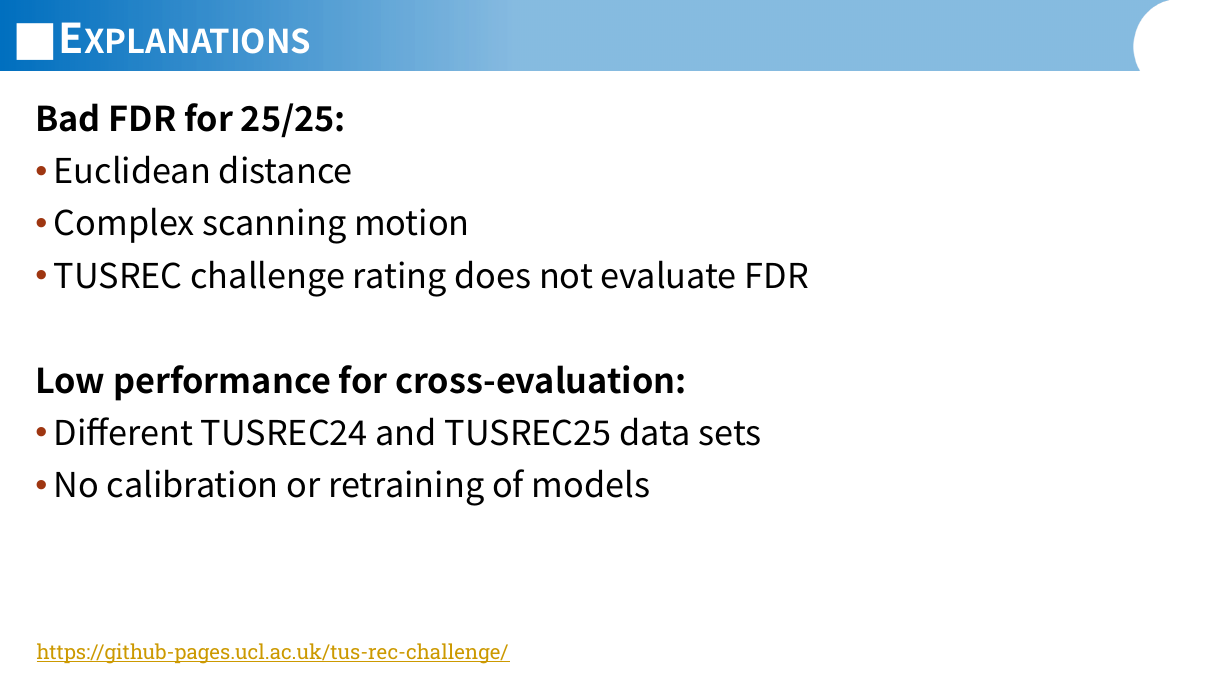
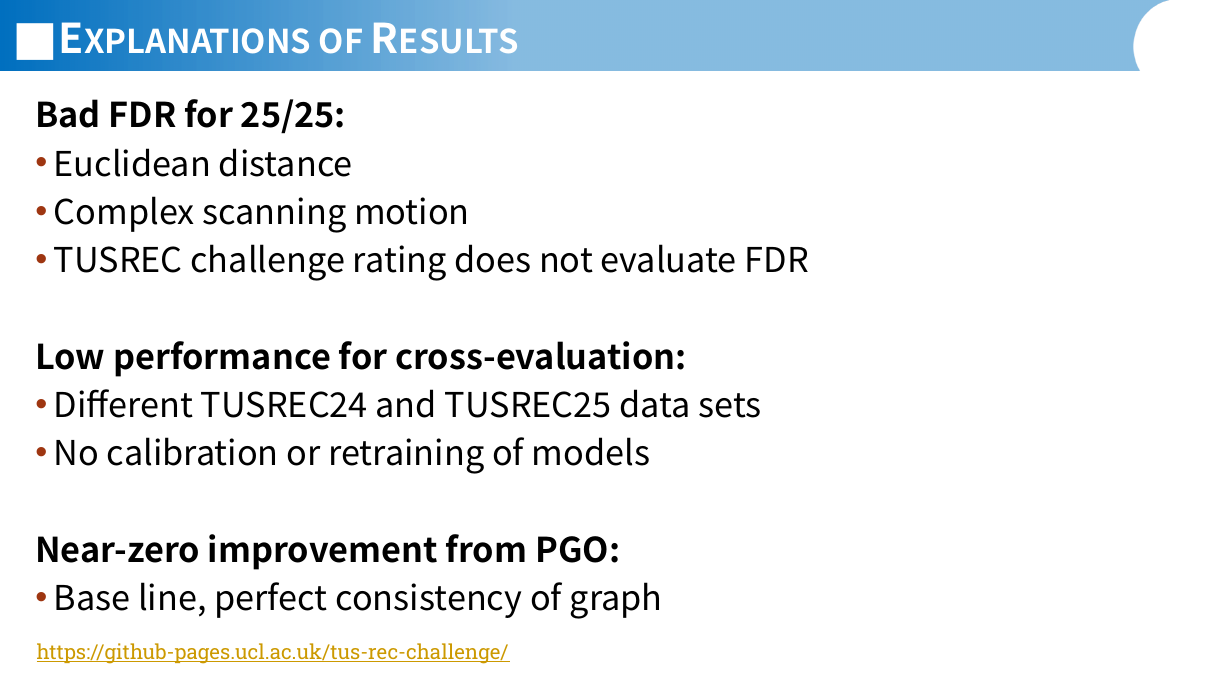
Before and after one commit to JannisIwate/DualTrack, a slide deck: slide 7 of documents/presentations/Jannis_Meyer_Presentation_01_06_2026.pptx. Drawn at 1232x693 pixels with LibreOffice and Linux fonts; fonts in the diff are those of the drawing; background and template pictures are left out. Boxes give left, top, right and bottom in pixels: in the first picture for what was removed or moved away, otherwise in the second. Text is boxed around its words. In the diff, an @@ line names an element or a change of style, - is before the commit and + after.

Commit message:
apply base pgo to DT25 on 24 data

```diff
--- a/documents/presentations/Jannis_Meyer_Presentation_01_06_2026.pptx
+++ b/documents/presentations/Jannis_Meyer_Presentation_01_06_2026.pptx
@@ title at [319, 28, 363, 54]: text changed @@
-Explanations
+Explanations of Results
@@ text at [35, 99, 809, 474]: line spacing 0.9 to 0.8 @@
@@ text at [35, 534, 663, 619]: paragraphs added @@
+Near-zero improvement from PGO:
+• Base line, perfect consistency of graph
```
Also in this commit, not shown: 3 other slides changed, 1 slide added, 3 other files.
